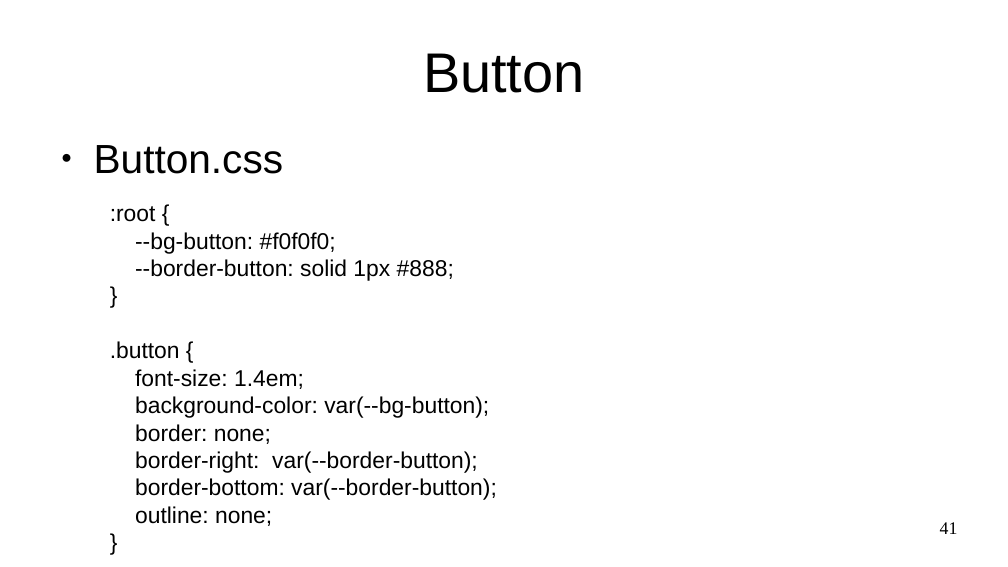
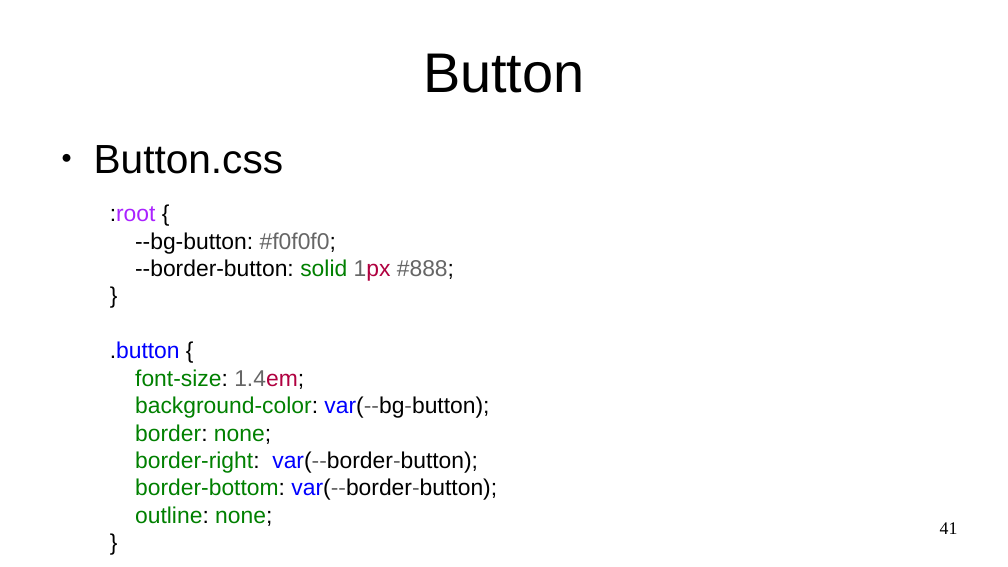
Before and after one commit to Marques-Dev/WEB_2020-1, a slide deck: slide 41 of SLIDES/aula02.odp. Drawn at 1008x567 pixels with LibreOffice and Linux fonts; fonts in the diff are those of the drawing. Boxes give left, top, right and bottom in pixels: in the first picture for what was removed or moved away, otherwise in the second. Text is boxed around its words. In the diff, an @@ line names an element or a change of style, - is before the commit and + after.

```diff
--- a/SLIDES/aula02.odp
+++ b/SLIDES/aula02.odp
@@ text at <box>110,206,497,526</box>: text colour #000000 to #AA22FF in ":root"; text colour #000000 to #666666 in "#f0f0f0;", "1px #888;", "1.4em;", "var(--bg-button);" and 2 more places; text colour #000000 to #008000 in "solid", "font-size:", "background-color:", "border: none;" and 3 more places; text colour #000000 to #B00040 in "1px", "1.4em;"; text colour #000000 to #0000FF in ".button", "var(--bg-button);", "var(--border-button);", "var(--border-button);" @@
```
Also in this commit, not shown: 6 other slides changed, 1 other file.
